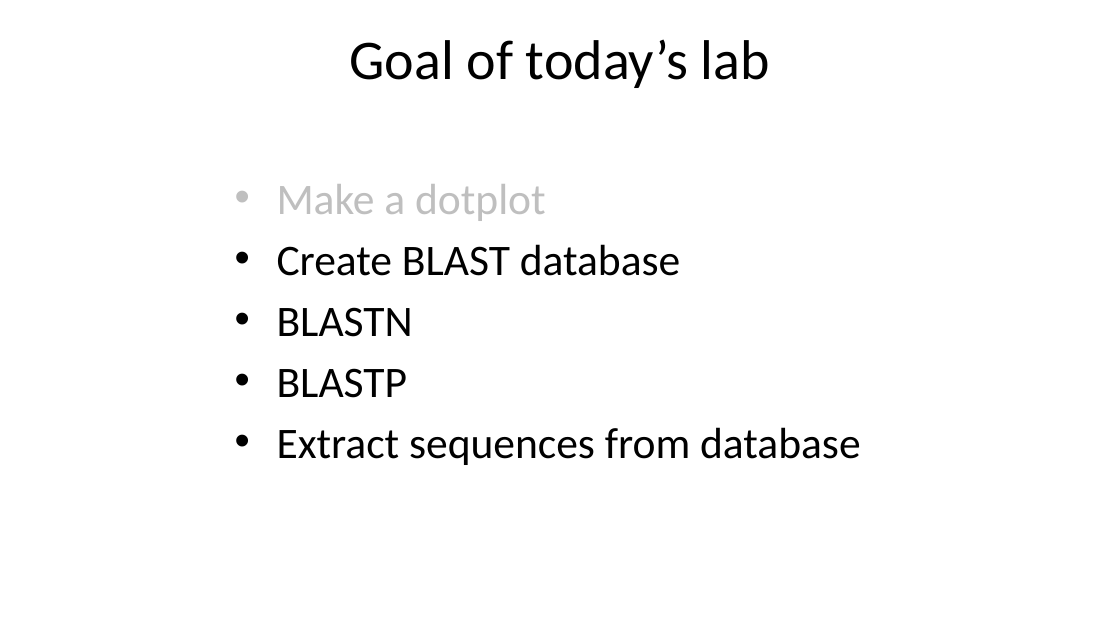
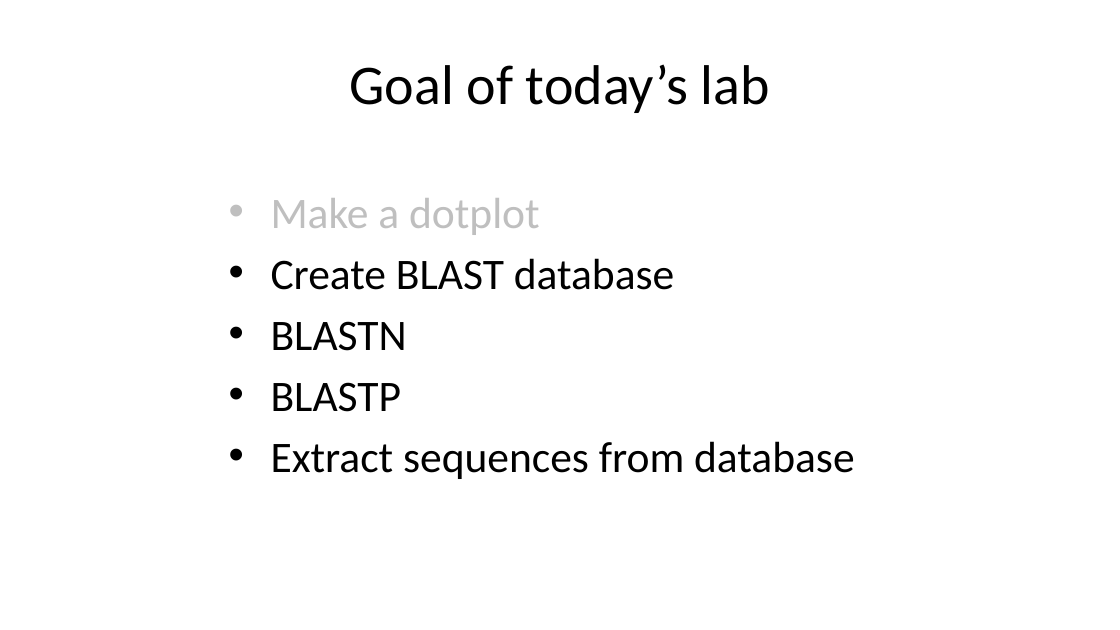
Before and after one commit to liu3zhenlab/teaching, a slide deck: slide 6 of PLPTH813Bioinformatis/2025/2_lab/lab03_alignment.pptx. Drawn at 1120x630 pixels with LibreOffice and Linux fonts; fonts in the diff are those of the drawing. Boxes give left, top, right and bottom in pixels: in the first picture for what was removed or moved away, otherwise in the second. Text is boxed around its words. In the diff, an @@ line names an element or a change of style, - is before the commit and + after.

Commit message:
update

```diff
--- a/PLPTH813Bioinformatis/2025/2_lab/lab03_alignment.pptx
+++ b/PLPTH813Bioinformatis/2025/2_lab/lab03_alignment.pptx
@@ title "Goal of today’s lab": place and size @@
-title "Goal of today’s lab" at box(350, 39, 770, 88)
+title "Goal of today’s lab" at box(350, 64, 770, 113)
@@ text "Make a dotplot": place and size @@
-text "Make a dotplot" at box(277, 184, 861, 465)
+text "Make a dotplot" at box(271, 198, 855, 479)
```
Also in this commit, not shown: 2 other slides changed, 1 slide added.
